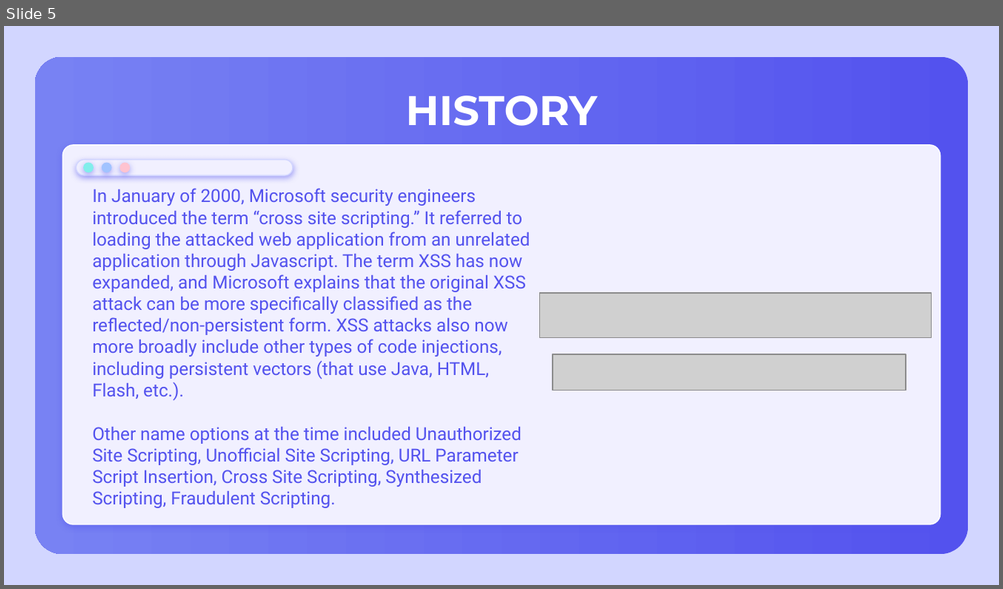
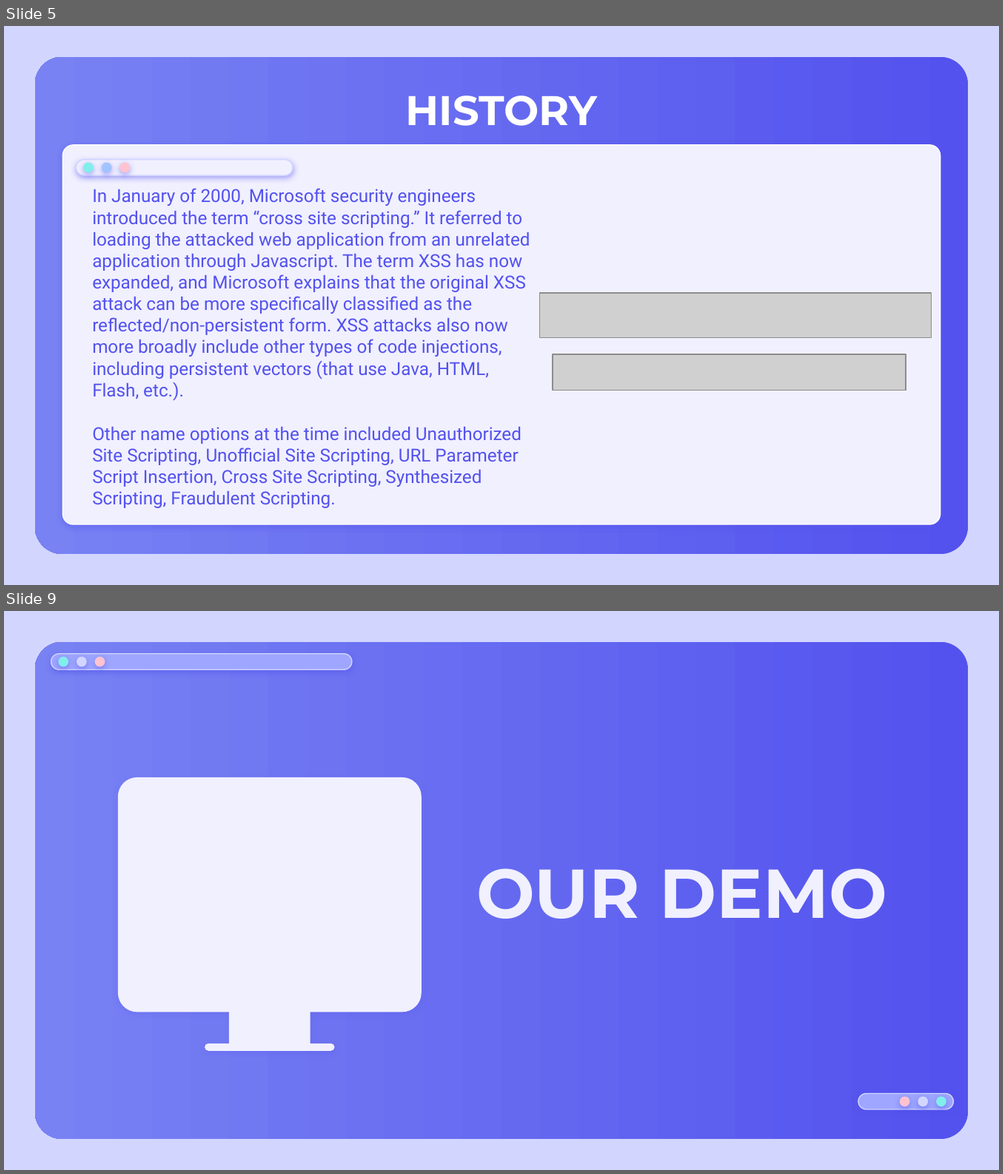
Before and after one commit to kszeto20/CyberFinalProject, a slide deck: Presentation/CyberXSSPresentation.pptx. Shown one above the other, each under a label of ours: slide 5 before the commit, slides 5 and 9 after it; the slides between them are not shown. The pictures are 1003x589 and 1003x1174 pixels, drawn with LibreOffice and Linux fonts; fonts in the diff are those of the drawing; grey boxes stand for pictures. Boxes give left, top, right and bottom in pixels: in the first picture for what was removed or moved away, otherwise in the second. Text is boxed around its words. In the diff, an @@ line names an element or a change of style, - is before the commit and + after.

```diff
--- a/Presentation/CyberXSSPresentation.pptx
+++ b/Presentation/CyberXSSPresentation.pptx
@@ slide 9 added at box(4, 611, 999, 1170), background #D2D6FF; not listed: 1 template element that a slide beside it also shows @@
@@ rounded rectangle added at box(51, 654, 351, 669), fill #9EA6FF, outline #D2D6FF 0.75 pt @@
@@ ellipse added at box(59, 657, 68, 667), fill #81EEEB @@
@@ ellipse added at box(77, 657, 87, 667), fill #D2D6FF @@
@@ ellipse added at box(94, 657, 105, 667), fill #FFC3D0 @@
@@ freeform shape added at box(117, 777, 421, 1051), fill #F1F0FF @@
@@ title added at box(476, 869, 887, 919), 50 pt, text #F1F0FF, bold @@
+OUR DEMO
@@ rounded rectangle added at box(858, 1094, 954, 1111), fill #9EA6FF, outline #D2D6FF 0.75 pt @@
@@ ellipse added at box(899, 1096, 909, 1106), fill #FFC3D0 @@
@@ ellipse added at box(917, 1096, 927, 1106), fill #D2D6FF @@
@@ ellipse added at box(936, 1096, 946, 1106), fill #81EEEB @@
```
Also in this commit, not shown: 1 slide changed, 5 other slides added, 1 slide removed, 1 other file.
